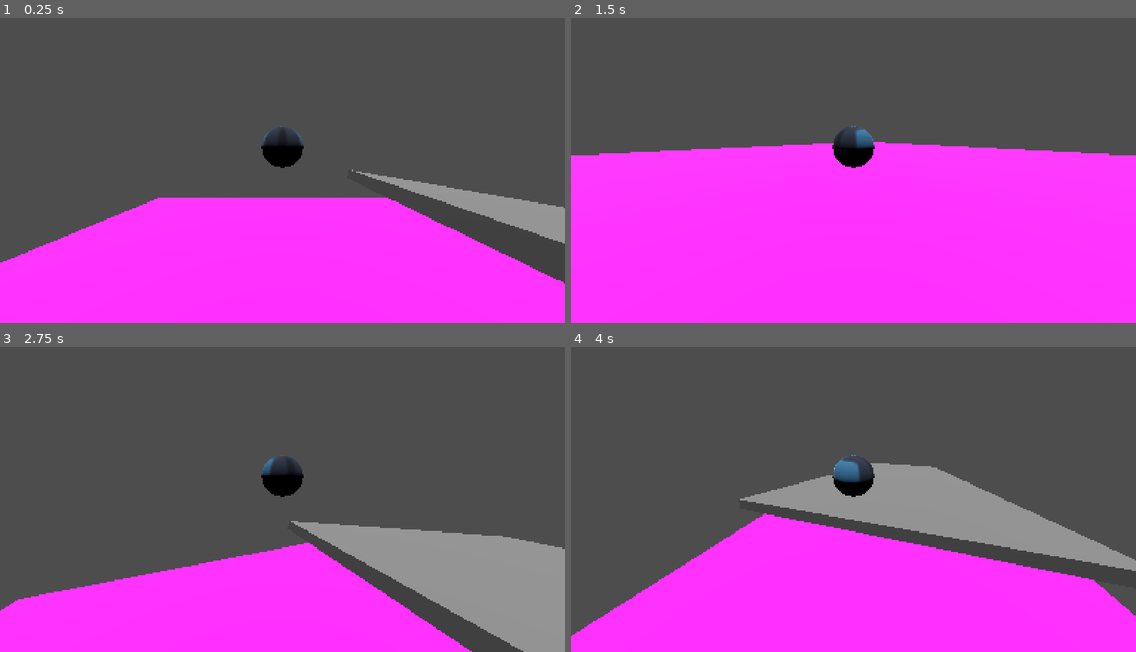
Above: before the commit, frames 1-4 (two rows, left to right).
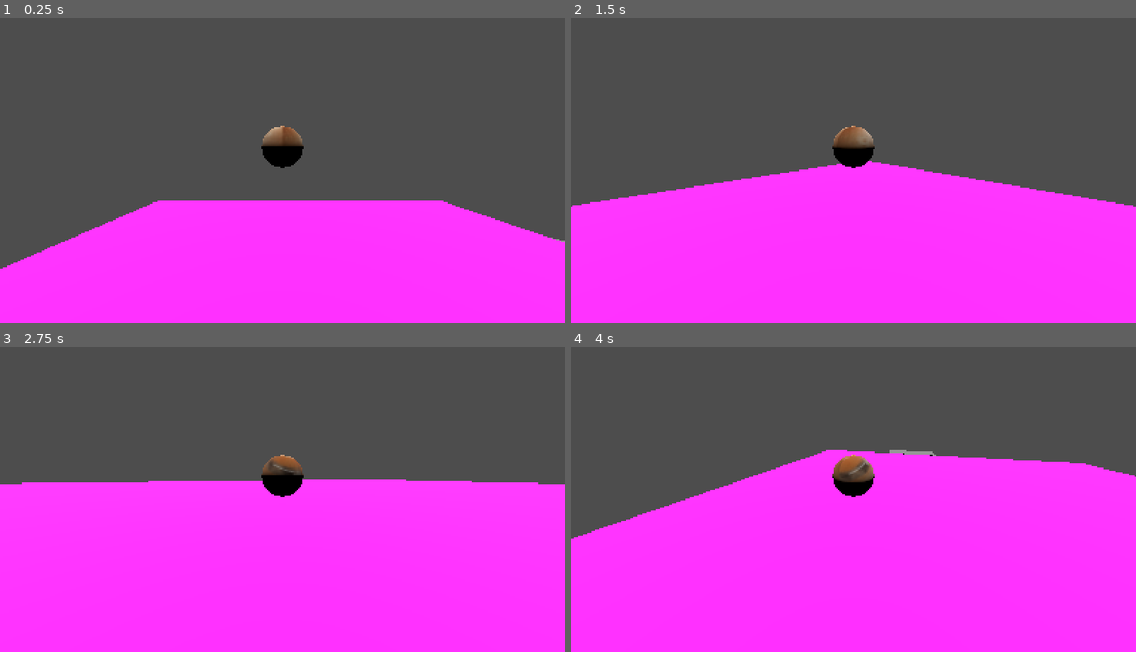
Above: after the commit, the same moments.

Repository: Jujulien45/Waffle_studio
Game: Godot game, scene res://dev.tscn
Two runs of this game, one before a commit and one after it. Both use one fixed random seed, a clock stepped at 60 frames per second and the inputs below. The engine's default icon, where the game draws it, is replaced by a stand-in: a white triangle on a blue panel in a dark square.
Inputs (mouse positions are in pixels of both pictures, inside the frame that each line leads up to):
- Up to frame 1 (0.25 s): no input
- Up to frame 2 (1.5 s): tap Enter (ui_accept) at 0.5, 0.77, 1.25 s; move the mouse to (881, 146) at 0.52 s; hold W (ui_up, bound only after the commit) from 0.53 s (still down); tap P at 0.6, 1.35 s; move the mouse to (825, 149) at 1.27 s
- Up to frame 3 (2.75 s): keep holding W (ui_up, bound only after the commit); tap Enter (ui_accept) at 1.52 s; move the mouse to (293, 469) at 2.02 s; tap P at 2.1 s
- Up to frame 4 (4 s): keep holding W (ui_up, bound only after the commit); tap Enter (ui_accept) at 2.75, 3.02, 3.77 s; move the mouse to (847, 481) at 2.77 s; tap P at 2.85, 3.6 s; move the mouse to (893, 481) at 3.52 s

The runs differ from the first frame. In frame 1, 6.0% of the frame differs, in the area x 0-100%, y 35-88%; in frame 2, 11%; in frame 3, 37%, in the area x 0-100%, y 35-100%; in frame 4, 28%.

Commit message:
added rotation

Diff:
--- a/character_body_3d.gd
+++ b/character_body_3d.gd
@@ -1,13 +1,13 @@
 extends CharacterBody3D
 
 const ACELERATION = 5
-const FRICTION = 1
-const JUMP_VELOCITY = 20
+const FRICTION = 0.4
+const JUMP_VELOCITY = 7
 
 var rotx = 0.0
 var roty = 0.0
-var ROT = 15
-var rot_factor
+
+var radius
 
 var paused = false
 
@@ -21,7 +21,7 @@
 	MESH = $MeshInstance3D
 	camera = $Camera3D
 	Input.mouse_mode = Input.MOUSE_MODE_CAPTURED
-	rot_factor = ROT / (2 * PI * $MeshInstance3D.mesh.radius)
+	radius = $MeshInstance3D.mesh.radius
 
 func _physics_process(delta: float) -> void:
 
@@ -30,7 +30,7 @@
 		$Camera3D.rotation = Vector3(roty,rotx,0.0)
 		$Camera3D.position = Vector3(0,0,4).rotated(Vector3(1,0,0),roty).rotated(Vector3(0,1,0),rotx)
 
-		# Add the gravity.
+		# Add the gravity .
 		if not is_on_floor():
 			velocity += get_gravity() * delta
 		if is_on_floor():
@@ -46,6 +46,8 @@
 		var cam_basis = camera.transform.basis
 		cam_basis.x.y = 0
 		cam_basis.z.y = 0
+		cam_basis.y.x = 0
+		cam_basis.y.z = 0
 		var direction : Vector3 = (cam_basis * Vector3(input_dir.x, 0, input_dir.y)).normalized()
 		if direction:
 			velocity.x += direction.x * ACELERATION * delta
@@ -54,13 +56,13 @@
 			velocity.x -= FRICTION * velocity.x * delta
 			velocity.z -= FRICTION * velocity.z * delta
 
-		$MeshInstance3D.rotation -= Vector3(velocity.x, 0, velocity.z) * rot_factor * delta
-		"""
-		var horizontal_vel := Vector3(velocity.x, 0.0, velocity.z)
-		if horizontal_vel.length_squared() > 0.01:
-			var target_yaw := atan2(-horizontal_vel.x, -horizontal_vel.z)
-			MESH.rotation.y = lerp_angle(MESH.rotation.y, target_yaw, delta * 10.0)
-		"""
+		var v := velocity
+		v.y = 0.0
+		var axis := Vector3.UP.cross(v).normalized()
+		var angle : float = v.length() / radius * delta
+
+		var local_axis := global_transform.basis.inverse() * axis
+		$MeshInstance3D.basis = $MeshInstance3D.basis.rotated(local_axis.normalized(), angle)
 
 		move_and_slide()
 
--- a/dev.tscn
+++ b/dev.tscn
@@ -1,7 +1,7 @@
 [gd_scene load_steps=11 format=3 uid="uid://bkxx64rjjt2ns"]
 
 [ext_resource type="Script" uid="uid://bruuuhkkk5ulm" path="res://character_body_3d.gd" id="1_coge5"]
-[ext_resource type="Texture2D" uid="uid://cgulswnk8dixw" path="res://icon.svg" id="2_fkxo1"]
+[ext_resource type="Texture2D" uid="uid://oyxkvkxffb6n" path="res://ball.jpg" id="2_fkxo1"]
 
 [sub_resource type="PhysicsMaterial" id="PhysicsMaterial_daqws"]
 
@@ -53,7 +53,7 @@
 fov = 93.84055
 
 [node name="StaticBody3D2" type="StaticBody3D" parent="."]
-transform = Transform3D(73.42726, 0.17364816, 0, -12.947207, 0.98480767, 0, 0, 0, 29.68, 42.25557, -3.250413, 0)
+transform = Transform3D(-12.718792, -0.17364818, -2.5947081e-06, -2.2426662, 0.9848077, 0, 1.1119121e-06, 1.5180806e-08, -29.68, 89.0958, -16.424698, 0)
 physics_material_override = SubResource("PhysicsMaterial_fkxo1")
 
 [node name="CollisionShape3D" type="CollisionShape3D" parent="StaticBody3D2"]
@@ -61,3 +61,33 @@
 
 [node name="MeshInstance3D" type="MeshInstance3D" parent="StaticBody3D2"]
 mesh = SubResource("BoxMesh_daqws")
+
+[node name="StaticBody3D3" type="StaticBody3D" parent="."]
+transform = Transform3D(-2.2008683e-07, 0, -5.43, 0, 1, 0, 5.035, 0, -2.3735284e-07, 80.97615, -17.455748, -11.330917)
+physics_material_override = SubResource("PhysicsMaterial_fkxo1")
+
+[node name="CollisionShape3D" type="CollisionShape3D" parent="StaticBody3D3"]
+shape = SubResource("BoxShape3D_fkxo1")
+
+[node name="MeshInstance3D" type="MeshInstance3D" parent="StaticBody3D3"]
+mesh = SubResource("BoxMesh_daqws")
+
+[node name="StaticBody3D4" type="StaticBody3D" parent="."]
+transform = Transform3D(-2.6510958e-07, 0.258819, -65.1034, 0, 0.96592575, 17.444405, 6.065, 1.1313339e-08, -2.84576e-06, 46.495174, -8.968786, -10.888765)
+physics_material_override = SubResource("PhysicsMaterial_fkxo1")
+
+[node name="CollisionShape3D" type="CollisionShape3D" parent="StaticBody3D4"]
+shape = SubResource("BoxShape3D_fkxo1")
+
+[node name="MeshInstance3D" type="MeshInstance3D" parent="StaticBody3D4"]
+mesh = SubResource("BoxMesh_daqws")
+
+[node name="StaticBody3D5" type="StaticBody3D" parent="."]
+transform = Transform3D(-12.915, 0, 2.5947081e-06, 0, 0.99999994, 0, -1.1290651e-06, 0, -29.68, 116.2455, -16.424698, 0)
+physics_material_override = SubResource("PhysicsMaterial_fkxo1")
+
+[node name="CollisionShape3D" type="CollisionShape3D" parent="StaticBody3D5"]
+shape = SubResource("BoxShape3D_fkxo1")
+
+[node name="MeshInstance3D" type="MeshInstance3D" parent="StaticBody3D5"]
+mesh = SubResource("BoxMesh_daqws")
--- a/project.godot
+++ b/project.godot
@@ -22,10 +22,41 @@
 window/stretch/mode="canvas_items"
 window/stretch/aspect="expand"
 
+[input]
+
+ui_left={
+"deadzone": 0.5,
+"events": [Object(InputEventKey,"resource_local_to_scene":false,"resource_name":"","device":-1,"window_id":0,"alt_pressed":false,"shift_pressed":false,"ctrl_pressed":false,"meta_pressed":false,"pressed":false,"keycode":0,"physical_keycode":65,"key_label":0,"unicode":97,"location":0,"echo":false,"script":null)
+, Object(InputEventJoypadButton,"resource_local_to_scene":false,"resource_name":"","device":0,"button_index":13,"pressure":0.0,"pressed":false,"script":null)
+, Object(InputEventJoypadMotion,"resource_local_to_scene":false,"resource_name":"","device":0,"axis":0,"axis_value":-1.0,"script":null)
+]
+}
+ui_right={
+"deadzone": 0.5,
+"events": [Object(InputEventKey,"resource_local_to_scene":false,"resource_name":"","device":-1,"window_id":0,"alt_pressed":false,"shift_pressed":false,"ctrl_pressed":false,"meta_pressed":false,"pressed":false,"keycode":0,"physical_keycode":68,"key_label":0,"unicode":100,"location":0,"echo":false,"script":null)
+, Object(InputEventJoypadButton,"resource_local_to_scene":false,"resource_name":"","device":0,"button_index":14,"pressure":0.0,"pressed":false,"script":null)
+, Object(InputEventJoypadMotion,"resource_local_to_scene":false,"resource_name":"","device":0,"axis":0,"axis_value":1.0,"script":null)
+]
+}
+ui_up={
+"deadzone": 0.5,
+"events": [Object(InputEventKey,"resource_local_to_scene":false,"resource_name":"","device":-1,"window_id":0,"alt_pressed":false,"shift_pressed":false,"ctrl_pressed":false,"meta_pressed":false,"pressed":false,"keycode":0,"physical_keycode":87,"key_label":0,"unicode":119,"location":0,"echo":false,"script":null)
+, Object(InputEventJoypadButton,"resource_local_to_scene":false,"resource_name":"","device":0,"button_index":11,"pressure":0.0,"pressed":false,"script":null)
+, Object(InputEventJoypadMotion,"resource_local_to_scene":false,"resource_name":"","device":0,"axis":1,"axis_value":-1.0,"script":null)
+]
+}
+ui_down={
+"deadzone": 0.5,
+"events": [Object(InputEventKey,"resource_local_to_scene":false,"resource_name":"","device":-1,"window_id":0,"alt_pressed":false,"shift_pressed":false,"ctrl_pressed":false,"meta_pressed":false,"pressed":false,"keycode":0,"physical_keycode":83,"key_label":0,"unicode":115,"location":0,"echo":false,"script":null)
+, Object(InputEventJoypadButton,"resource_local_to_scene":false,"resource_name":"","device":0,"button_index":12,"pressure":0.0,"pressed":false,"script":null)
+, Object(InputEventJoypadMotion,"resource_local_to_scene":false,"resource_name":"","device":0,"axis":1,"axis_value":1.0,"script":null)
+]
+}
+
 [physics]
 
 3d/physics_engine="Jolt Physics"
-3d/default_gravity=20.0
+3d/default_gravity=9.799999999999997
 
 [rendering]
 
Binary file added: ball.jpg
Not shown, added: ball.jpg.import
